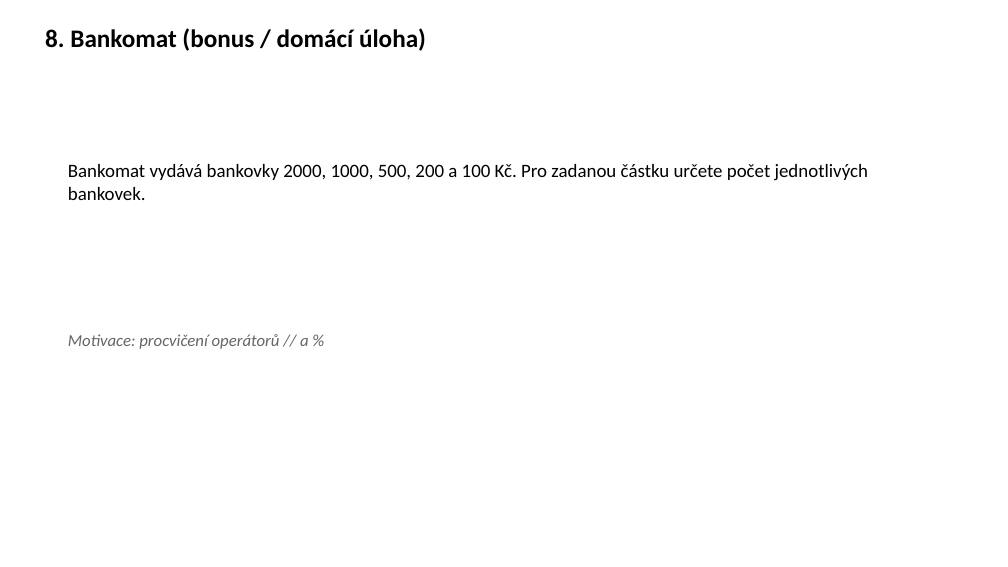
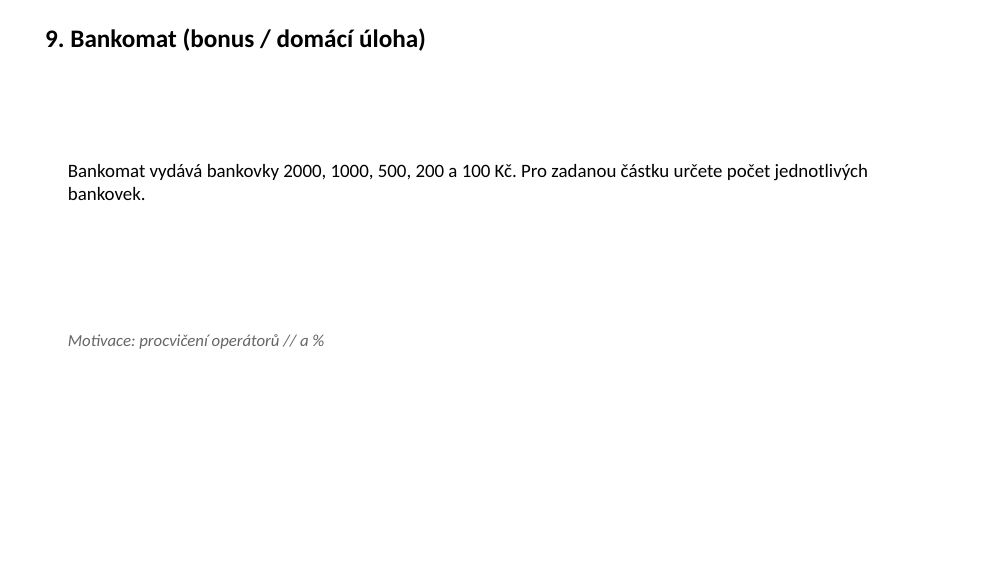
Before and after one commit to k155cvut/uvin, a slide deck: slide 10 of cviceni/cv2/uvin_cv2.pptx (slide 9 before the commit). Drawn at 1008x567 pixels with LibreOffice and Linux fonts; fonts in the diff are those of the drawing. Boxes give left, top, right and bottom in pixels: in the first picture for what was removed or moved away, otherwise in the second. Text is boxed around its words. In the diff, an @@ line names an element or a change of style, - is before the commit and + after.

```diff
--- a/cviceni/cv2/uvin_cv2.pptx
+++ b/cviceni/cv2/uvin_cv2.pptx
@@ text at [45,28,426,51]: text changed @@
-8. Bankomat (bonus / domácí úloha)
+9. Bankomat (bonus / domácí úloha)
```
Also in this commit, not shown: 6 other slides changed, 1 slide added, 1 other file.
